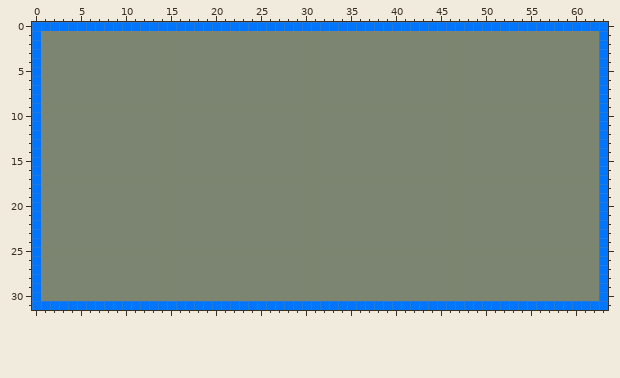
Two versions of one pixel-art sprite, assets/gfx/goal.png. The picture above was drawn from the file before the commit.
The file is 64x32 pixels.
Now the later version:
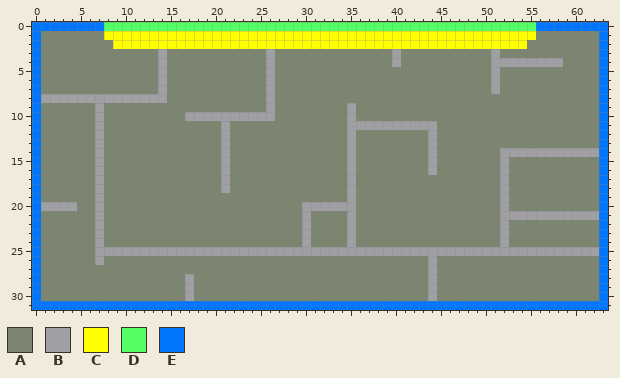
Palette (. is transparent): A #7c8570  B #a0a0a4  C #ffff00  D #53ff64  E #0076ff
Message: made the image look nicer and more like a teleporter
Changes in this commit:
@@ x 0..63 @@
- 0 EEEEEEEEEEEEEEEEEEEEEEEEEEEEEEEEEEEEEEEEEEEEEEEEEEEEEEEEEEEEEEEE
- 1 EAAAAAAAAAAAAAAAAAAAAAAAAAAAAAAAAAAAAAAAAAAAAAAAAAAAAAAAAAAAAAAE
- 2 EAAAAAAAAAAAAAAAAAAAAAAAAAAAAAAAAAAAAAAAAAAAAAAAAAAAAAAAAAAAAAAE
- 3 EAAAAAAAAAAAAAAAAAAAAAAAAAAAAAAAAAAAAAAAAAAAAAAAAAAAAAAAAAAAAAAE
- 4 EAAAAAAAAAAAAAAAAAAAAAAAAAAAAAAAAAAAAAAAAAAAAAAAAAAAAAAAAAAAAAAE
- 5 EAAAAAAAAAAAAAAAAAAAAAAAAAAAAAAAAAAAAAAAAAAAAAAAAAAAAAAAAAAAAAAE
- 6 EAAAAAAAAAAAAAAAAAAAAAAAAAAAAAAAAAAAAAAAAAAAAAAAAAAAAAAAAAAAAAAE
- 7 EAAAAAAAAAAAAAAAAAAAAAAAAAAAAAAAAAAAAAAAAAAAAAAAAAAAAAAAAAAAAAAE
- 8 EAAAAAAAAAAAAAAAAAAAAAAAAAAAAAAAAAAAAAAAAAAAAAAAAAAAAAAAAAAAAAAE
- 9 EAAAAAAAAAAAAAAAAAAAAAAAAAAAAAAAAAAAAAAAAAAAAAAAAAAAAAAAAAAAAAAE
-10 EAAAAAAAAAAAAAAAAAAAAAAAAAAAAAAAAAAAAAAAAAAAAAAAAAAAAAAAAAAAAAAE
-11 EAAAAAAAAAAAAAAAAAAAAAAAAAAAAAAAAAAAAAAAAAAAAAAAAAAAAAAAAAAAAAAE
-12 EAAAAAAAAAAAAAAAAAAAAAAAAAAAAAAAAAAAAAAAAAAAAAAAAAAAAAAAAAAAAAAE
-13 EAAAAAAAAAAAAAAAAAAAAAAAAAAAAAAAAAAAAAAAAAAAAAAAAAAAAAAAAAAAAAAE
-14 EAAAAAAAAAAAAAAAAAAAAAAAAAAAAAAAAAAAAAAAAAAAAAAAAAAAAAAAAAAAAAAE
-15 EAAAAAAAAAAAAAAAAAAAAAAAAAAAAAAAAAAAAAAAAAAAAAAAAAAAAAAAAAAAAAAE
-16 EAAAAAAAAAAAAAAAAAAAAAAAAAAAAAAAAAAAAAAAAAAAAAAAAAAAAAAAAAAAAAAE
-17 EAAAAAAAAAAAAAAAAAAAAAAAAAAAAAAAAAAAAAAAAAAAAAAAAAAAAAAAAAAAAAAE
-18 EAAAAAAAAAAAAAAAAAAAAAAAAAAAAAAAAAAAAAAAAAAAAAAAAAAAAAAAAAAAAAAE
-19 EAAAAAAAAAAAAAAAAAAAAAAAAAAAAAAAAAAAAAAAAAAAAAAAAAAAAAAAAAAAAAAE
-20 EAAAAAAAAAAAAAAAAAAAAAAAAAAAAAAAAAAAAAAAAAAAAAAAAAAAAAAAAAAAAAAE
-21 EAAAAAAAAAAAAAAAAAAAAAAAAAAAAAAAAAAAAAAAAAAAAAAAAAAAAAAAAAAAAAAE
-22 EAAAAAAAAAAAAAAAAAAAAAAAAAAAAAAAAAAAAAAAAAAAAAAAAAAAAAAAAAAAAAAE
-23 EAAAAAAAAAAAAAAAAAAAAAAAAAAAAAAAAAAAAAAAAAAAAAAAAAAAAAAAAAAAAAAE
-24 EAAAAAAAAAAAAAAAAAAAAAAAAAAAAAAAAAAAAAAAAAAAAAAAAAAAAAAAAAAAAAAE
-25 EAAAAAAAAAAAAAAAAAAAAAAAAAAAAAAAAAAAAAAAAAAAAAAAAAAAAAAAAAAAAAAE
-26 EAAAAAAAAAAAAAAAAAAAAAAAAAAAAAAAAAAAAAAAAAAAAAAAAAAAAAAAAAAAAAAE
-27 EAAAAAAAAAAAAAAAAAAAAAAAAAAAAAAAAAAAAAAAAAAAAAAAAAAAAAAAAAAAAAAE
-28 EAAAAAAAAAAAAAAAAAAAAAAAAAAAAAAAAAAAAAAAAAAAAAAAAAAAAAAAAAAAAAAE
-29 EAAAAAAAAAAAAAAAAAAAAAAAAAAAAAAAAAAAAAAAAAAAAAAAAAAAAAAAAAAAAAAE
-30 EAAAAAAAAAAAAAAAAAAAAAAAAAAAAAAAAAAAAAAAAAAAAAAAAAAAAAAAAAAAAAAE
+ 0 EEEEEEEEDDDDDDDDDDDDDDDDDDDDDDDDDDDDDDDDDDDDDDDDDDDDDDDDEEEEEEEE
+ 1 EAAAAAAACCCCCCCCCCCCCCCCCCCCCCCCCCCCCCCCCCCCCCCCCCCCCCCCAAAAAAAE
+ 2 EAAAAAAAACCCCCCCCCCCCCCCCCCCCCCCCCCCCCCCCCCCCCCCCCCCCCCAAAAAAAAE
+ 3 EAAAAAAAAAAAAABAAAAAAAAAAABAAAAAAAAAAAAABAAAAAAAAAABAAAAAAAAAAAE
+ 4 EAAAAAAAAAAAAABAAAAAAAAAAABAAAAAAAAAAAAABAAAAAAAAAABBBBBBBBAAAAE
+ 5 EAAAAAAAAAAAAABAAAAAAAAAAABAAAAAAAAAAAAAAAAAAAAAAAABAAAAAAAAAAAE
+ 6 EAAAAAAAAAAAAABAAAAAAAAAAABAAAAAAAAAAAAAAAAAAAAAAAABAAAAAAAAAAAE
+ 7 EAAAAAAAAAAAAABAAAAAAAAAAABAAAAAAAAAAAAAAAAAAAAAAAABAAAAAAAAAAAE
+ 8 EBBBBBBBBBBBBBBAAAAAAAAAAABAAAAAAAAAAAAAAAAAAAAAAAAAAAAAAAAAAAAE
+ 9 EAAAAAABAAAAAAAAAAAAAAAAAABAAAAAAAABAAAAAAAAAAAAAAAAAAAAAAAAAAAE
+10 EAAAAAABAAAAAAAAABBBBBBBBBBAAAAAAAABAAAAAAAAAAAAAAAAAAAAAAAAAAAE
+11 EAAAAAABAAAAAAAAAAAAABAAAAAAAAAAAAABBBBBBBBBBAAAAAAAAAAAAAAAAAAE
+12 EAAAAAABAAAAAAAAAAAAABAAAAAAAAAAAAABAAAAAAAABAAAAAAAAAAAAAAAAAAE
+13 EAAAAAABAAAAAAAAAAAAABAAAAAAAAAAAAABAAAAAAAABAAAAAAAAAAAAAAAAAAE
+14 EAAAAAABAAAAAAAAAAAAABAAAAAAAAAAAAABAAAAAAAABAAAAAAABBBBBBBBBBBE
+15 EAAAAAABAAAAAAAAAAAAABAAAAAAAAAAAAABAAAAAAAABAAAAAAABAAAAAAAAAAE
+16 EAAAAAABAAAAAAAAAAAAABAAAAAAAAAAAAABAAAAAAAABAAAAAAABAAAAAAAAAAE
+17 EAAAAAABAAAAAAAAAAAAABAAAAAAAAAAAAABAAAAAAAAAAAAAAAABAAAAAAAAAAE
+18 EAAAAAABAAAAAAAAAAAAABAAAAAAAAAAAAABAAAAAAAAAAAAAAAABAAAAAAAAAAE
+19 EAAAAAABAAAAAAAAAAAAAAAAAAAAAAAAAAABAAAAAAAAAAAAAAAABAAAAAAAAAAE
+20 EBBBBAABAAAAAAAAAAAAAAAAAAAAAABBBBBBAAAAAAAAAAAAAAAABAAAAAAAAAAE
+21 EAAAAAABAAAAAAAAAAAAAAAAAAAAAABAAAABAAAAAAAAAAAAAAAABBBBBBBBBBBE
+22 EAAAAAABAAAAAAAAAAAAAAAAAAAAAABAAAABAAAAAAAAAAAAAAAABAAAAAAAAAAE
+23 EAAAAAABAAAAAAAAAAAAAAAAAAAAAABAAAABAAAAAAAAAAAAAAAABAAAAAAAAAAE
+24 EAAAAAABAAAAAAAAAAAAAAAAAAAAAABAAAABAAAAAAAAAAAAAAAABAAAAAAAAAAE
+25 EAAAAAABBBBBBBBBBBBBBBBBBBBBBBBBBBBBBBBBBBBBBBBBBBBBBBBBBBBBBBBE
+26 EAAAAAABAAAAAAAAAAAAAAAAAAAAAAAAAAAAAAAAAAAABAAAAAAAAAAAAAAAAAAE
+27 EAAAAAAAAAAAAAAAAAAAAAAAAAAAAAAAAAAAAAAAAAAABAAAAAAAAAAAAAAAAAAE
+28 EAAAAAAAAAAAAAAAABAAAAAAAAAAAAAAAAAAAAAAAAAABAAAAAAAAAAAAAAAAAAE
+29 EAAAAAAAAAAAAAAAABAAAAAAAAAAAAAAAAAAAAAAAAAABAAAAAAAAAAAAAAAAAAE
+30 EAAAAAAAAAAAAAAAABAAAAAAAAAAAAAAAAAAAAAAAAAABAAAAAAAAAAAAAAAAAAE
 31 EEEEEEEEEEEEEEEEEEEEEEEEEEEEEEEEEEEEEEEEEEEEEEEEEEEEEEEEEEEEEEEE
Where, in picture pixels (left, top, right, bottom), the same in both pictures:
changed: (41, 22, 599, 301)
